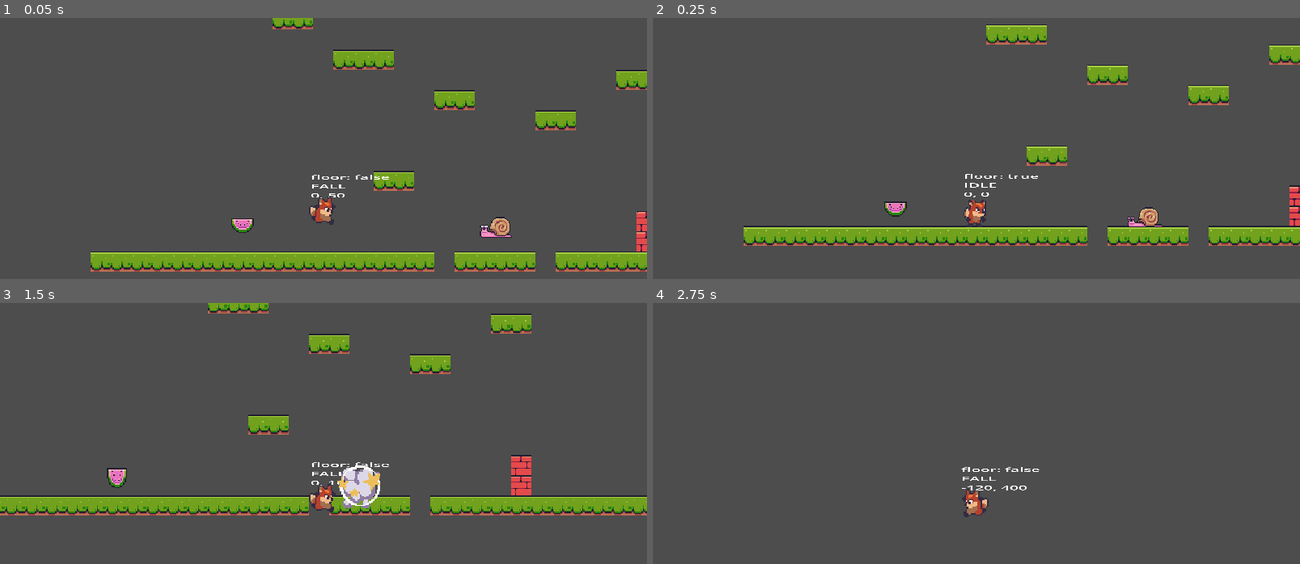
Above: before the commit, frames 1-4 (two rows, left to right).
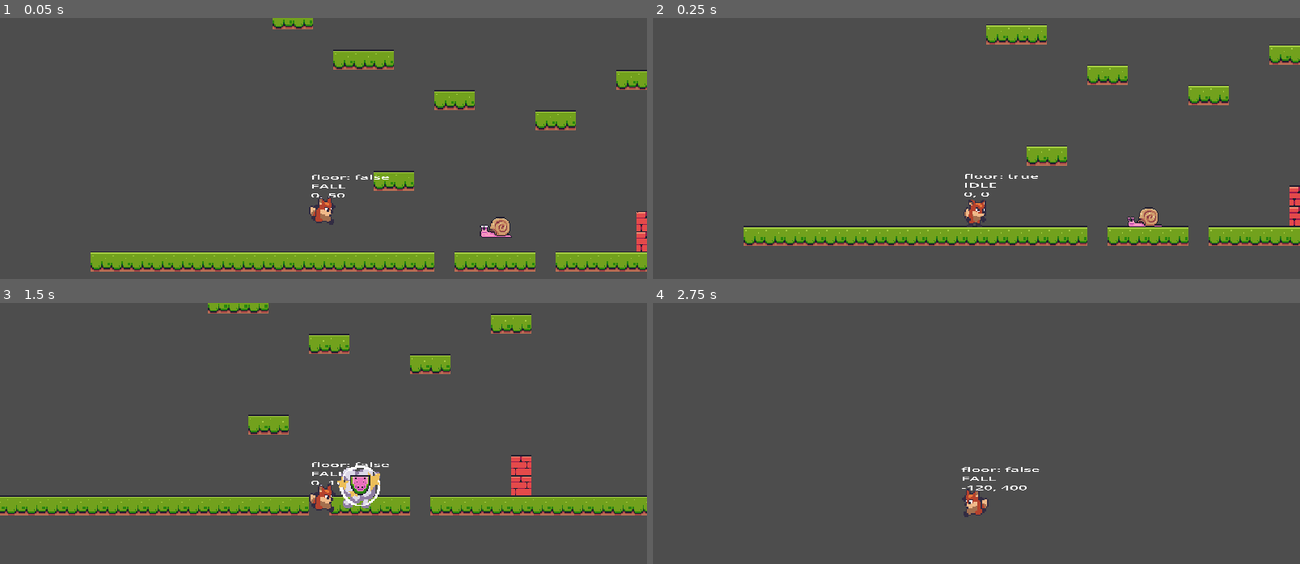
Above: after the commit, the same moments.

Repository: bluewind109/Foxy-Antics
Game: Godot game, scene res://level_base/level_base.tscn
Two runs of this game, one before a commit and one after it. Both use one fixed random seed, a clock stepped at 60 frames per second and the inputs below. The project has no main scene, so this scene is started directly.
Inputs:
- Up to frame 1 (0.05 s): no input
- Up to frame 2 (0.25 s): no input
- Up to frame 3 (1.5 s): hold Right (right) from 0.53 s (still down); tap Ctrl (shoot) at 0.6, 1.35 s; tap Space (jump) at 0.77 s
- Up to frame 4 (2.75 s): tap Space (jump) at 1.52 s; release Right (right) at 2.03 s; hold Left (left) from 2.03 s (still down); tap Ctrl (shoot) at 2.1 s

The runs differ from the first frame. In frame 1, 0.2% of the frame differs, in the area x 35-40%, y 76-83%; in frame 2, 0.2%; in frame 3, 0.4%, in the area x 16-58%, y 63-74%; in frame 4, nothing differs.

Commit message:
Implement pickup collection

Diff:
--- a/enemy/enemy_base/enemy_base.gd
+++ b/enemy/enemy_base/enemy_base.gd
@@ -31,7 +31,8 @@
 
 	_dying = true
 	SignalManager.on_enemy_hit.emit(points, global_position)
-	ObjectMaker.create_explosion(global_position)
+	ObjectMaker.create_simple_scene(global_position, ObjectMaker.SCENE_KEYS.EXPLOSION)
+	ObjectMaker.create_simple_scene(global_position, ObjectMaker.SCENE_KEYS.PICKUP)
 	set_physics_process(false)
 	hide()
 	queue_free()
--- a/fruit_pickup/fruit_pick_up.gd
+++ b/fruit_pickup/fruit_pick_up.gd
@@ -4,7 +4,7 @@
 
 const FRUITS: Array = ["banana", "cherry", "kiwi", "melon"]
 const GRAVITY: float = 2400.0
-const JUMP: float = -150.0
+const JUMP: float = -300.0
 const POINTS: int = 2
 
 var _start_y: float
@@ -39,4 +39,5 @@
 
 
 func _on_area_entered(area):
-	pass # Replace with function body.
+	SignalManager.on_pickup_hit.emit(POINTS)
+	kill_me()
--- a/level_base/level_base.tscn
+++ b/level_base/level_base.tscn
@@ -1,11 +1,10 @@
-[gd_scene load_steps=10 format=3 uid="uid://cqoeu7pr1xvmm"]
+[gd_scene load_steps=9 format=3 uid="uid://cqoeu7pr1xvmm"]
 
 [ext_resource type="Texture2D" uid="uid://ehxev7ut3l5n" path="res://assets/tiles/Terrain (16x16).png" id="1_2dfj2"]
 [ext_resource type="Script" path="res://level_base/level_base.gd" id="1_5128b"]
 [ext_resource type="PackedScene" uid="uid://bvtndiildrdct" path="res://player_camera/player_camera.tscn" id="2_mp0i7"]
 [ext_resource type="PackedScene" uid="uid://bfsovpbkbd7p1" path="res://player/player.tscn" id="3_r1jgr"]
 [ext_resource type="PackedScene" uid="uid://b587jxlxycvr8" path="res://enemy/snail/snail.tscn" id="5_l3ur3"]
-[ext_resource type="PackedScene" uid="uid://003t0d6g51xu" path="res://fruit_pickup/fruit_pick_up.tscn" id="7_ewnxu"]
 [ext_resource type="PackedScene" uid="uid://dk5dbxmyuf160" path="res://enemy/eagle/eagle.tscn" id="7_kcurh"]
 
 [sub_resource type="TileSetAtlasSource" id="TileSetAtlasSource_ow75y"]
@@ -553,6 +552,3 @@
 
 [node name="Snail" parent="." instance=ExtResource("5_l3ur3")]
 position = Vector2(319, -37)
-
-[node name="FruitPickUp" parent="." instance=ExtResource("7_ewnxu")]
-position = Vector2(120, -31)
--- a/singletons/object_maker.gd
+++ b/singletons/object_maker.gd
@@ -1,13 +1,17 @@
 extends Node
 
 enum BULLET_KEY { PLAYER, ENEMY }
+enum SCENE_KEYS { EXPLOSION, PICKUP }
 
 const BULLETS = {
 	BULLET_KEY.PLAYER: preload("res://bullet/bullet_player/bullet_player.tscn"),
 	BULLET_KEY.ENEMY: preload("res://bullet/bullet_enemy/bullet_enemy.tscn")
 }
 
-const explosion_scene: PackedScene = preload("res://enemy_explosion/enemy_explosion.tscn")
+const SIMPLE_SCENES = {
+	SCENE_KEYS.EXPLOSION: preload("res://enemy_explosion/enemy_explosion.tscn"),
+	SCENE_KEYS.PICKUP: preload("res://fruit_pickup/fruit_pick_up.tscn")
+}
 
 
 func add_child_deferred(child_to_add) -> void:
@@ -31,7 +35,7 @@
 	call_add_child(new_bullet)
 
 
-func create_explosion(start_pos: Vector2) -> void:
-	var new_explosion = explosion_scene.instantiate()
-	new_explosion.global_position = start_pos
-	call_add_child(new_explosion)
+func create_simple_scene(start_pos: Vector2, key: SCENE_KEYS) -> void:
+	var new_sc = SIMPLE_SCENES[key].instantiate()
+	new_sc.global_position = start_pos
+	call_add_child(new_sc)
--- a/singletons/signal_manager.gd
+++ b/singletons/signal_manager.gd
@@ -1,3 +1,4 @@
 extends Node
 
 signal on_enemy_hit(points: int, enemy_position: Vector2)
+signal on_pickup_hit(points: int)
